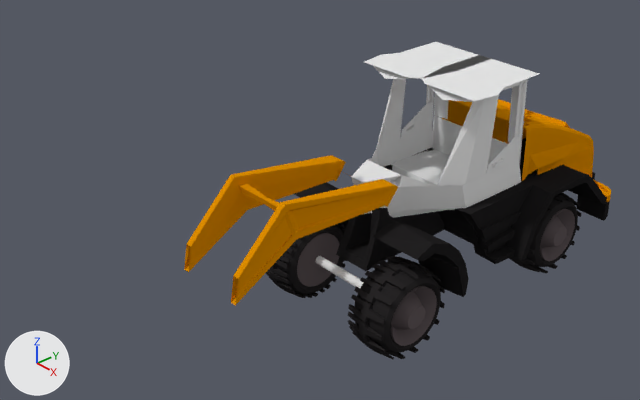
The Blender file Models/Vehicles/Land/LIEBHERRL538/LIEBHERRL538.blend, before and after one commit.
Before and after are seen from a 50 mm lens placed at (18.0, -18.4, 13.8), pointed at (-1.4, -1.2, 0.1). Lighting does not change. The marker at lower left points along +X, +Y and +Z.

Before the edit, the objects in view are built like this:
```python
ob_backleftrim = bpy.data.objects.new('backLeftRim', me_cylinder_005)
ob_backleftrim.parent = ob_righttoptire
ob_backleftrim.location = (2.23, -1.099, -2.333)
ob_backleftrim.rotation_euler = (0.0, -1.571, 0.0)  # degrees (0, -90, 0)
ob_backleftrim.scale = (1.0, 1.0, 0.729)
ob_loaderliftarm = bpy.data.objects.new('LoaderLiftArm', me_plane_002)
ob_loaderliftarm.parent = ob_liebherr538
ob_loaderliftarm.location = (-0.109, -2.783, 1.835)
ob_loaderliftarm.rotation_euler = (-0.678, 0.0, 0.0)  # degrees (-39, 0, 0)
ob_loaderliftarm.scale = (0.178, 0.0759, 1.0)
ob_rightleftrim = bpy.data.objects.new('rightLeftRim', me_cylinder_002)
ob_rightleftrim.parent = ob_lefttoptire
ob_rightleftrim.location = (2.23, -1.099, -2.333)
ob_rightleftrim.rotation_euler = (0.0, -1.571, 0.0)  # degrees (0, -90, 0)
ob_rightleftrim.scale = (1.0, 1.0, 0.729)
# also in view: 'BackHood' at (0.0, 7.7, 0.1); 'Chassis' at (0.0, 4.4, -1.2); 'leftTopTire' at (2.2, -1.1, -2.4); 'rightTopTire' at (-2.2, -1.1, -2.3); 'leftBackTire' at (2.2, 6.5, -2.4)
```
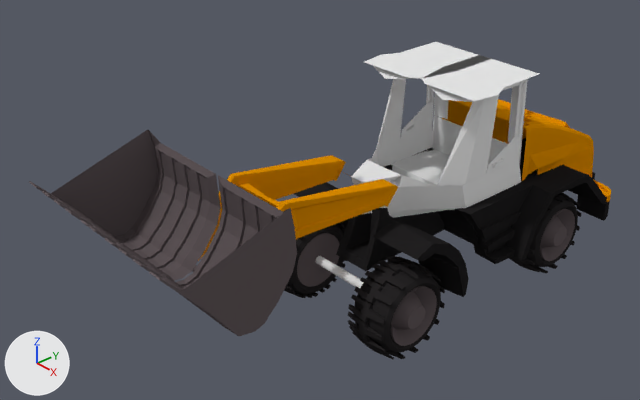
Where the change shows, as pixel boxes [x1, y1, x2, y2] in the pictures (640 x 400 px):
'loaderBucket', added: after [29, 130, 297, 336]
'LoaderLiftArm', turned: before [184, 155, 398, 305]; after [198, 155, 398, 261]

Diff of the bpy script that builds the scene:
```diff
--- a/Models/Vehicles/Land/LIEBHERRL538/LIEBHERRL538.blend.py
+++ b/Models/Vehicles/Land/LIEBHERRL538/LIEBHERRL538.blend.py
@@ me_plane_004 @@
+me_plane_004.from_pydata(...)  # 536 vertices, 484 faces; spans x -86.0..86.0, y -33.0..3.0, z -52.0..1.0
+me_plane_004.materials.append(mat_rimgray)  # dark grey #61575a
@@ ob_loaderliftarm @@
 ob_loaderliftarm.location = (-0.109, -2.783, 1.835)
-ob_loaderliftarm.rotation_euler = (-0.678, 0.0, 0.0)  # degrees (-39, 0, 0)
+ob_loaderliftarm.rotation_euler = (-0.684, 0.0, 0.0)  # degrees (-39, 0, 0)
 ob_loaderliftarm.scale = (0.178, 0.0759, 1.0)
@@ ob_loaderbucket @@
+ob_loaderbucket = bpy.data.objects.new('loaderBucket', me_plane_004)
+ob_loaderbucket.parent = ob_loaderliftarm
+ob_loaderbucket.location = (-0.931, -57.41, -4.56)
+ob_loaderbucket.rotation_euler = (-1.534, 0.0, 0.0)  # degrees (-88, 0, 0)
+ob_loaderbucket.scale = (0.214, 0.104, 0.988)
```
